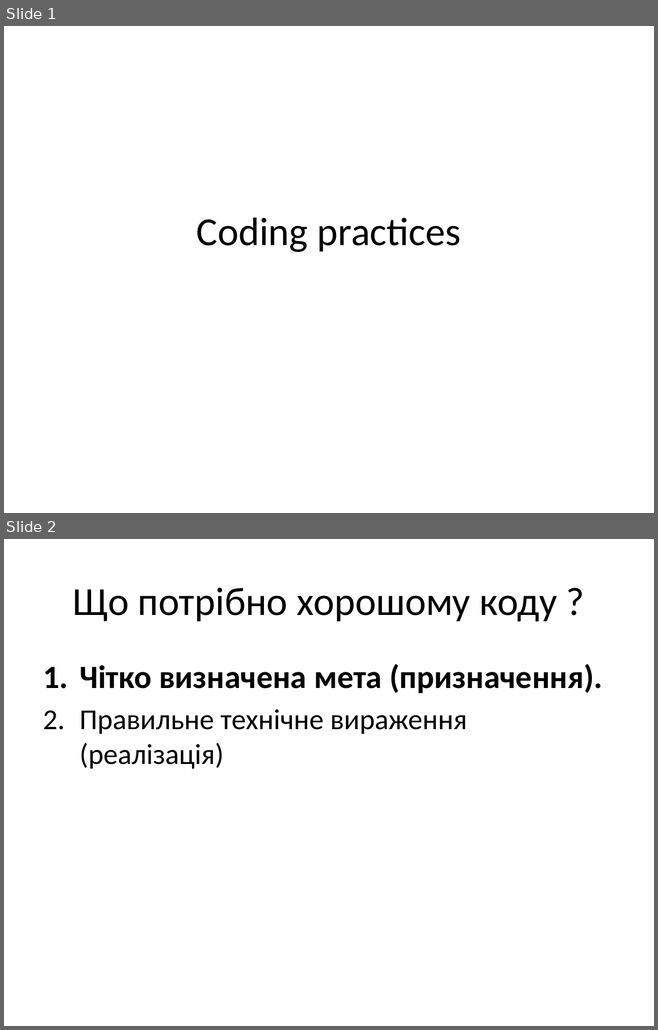
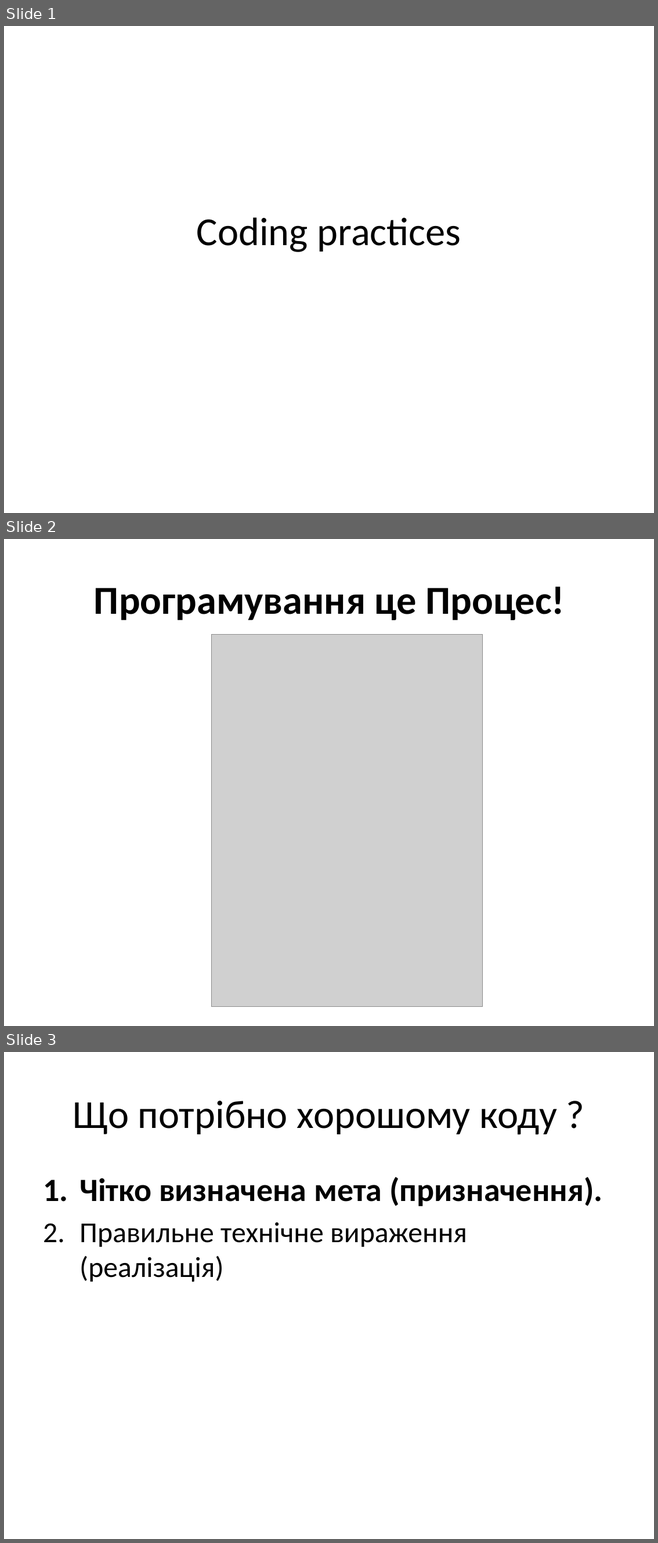
Before and after one commit to siryc/TORT, a slide deck: 1 Coding Practices/1 Coding practices Final.pptx. Shown one above the other, each under a label of ours: slides 1 and 2 before the commit, slides 1, 2 and 3 after it. The pictures are 658x1030 and 658x1543 pixels, drawn with LibreOffice and Linux fonts; fonts in the diff are those of the drawing; grey boxes stand for pictures. Boxes give left, top, right and bottom in pixels: in the first picture for what was removed or moved away, otherwise in the second. Text is boxed around its words. In the diff, an @@ line names an element or a change of style, - is before the commit and + after.

```diff
--- a/1 Coding Practices/1 Coding practices Final.pptx
+++ b/1 Coding Practices/1 Coding practices Final.pptx
@@ slide 2 added at (4,539,654,1026), background #FFFFFF @@
@@ title added at (94,587,564,620), 44 pt, text #000000, bold @@
+Програмування це Процес!
@@ picture added at (211,635,482,1006) @@
@@ what was slide 2 is now slide 3 @@
```
Also in this commit, not shown: 1 slide changed, 7 other slides added.
